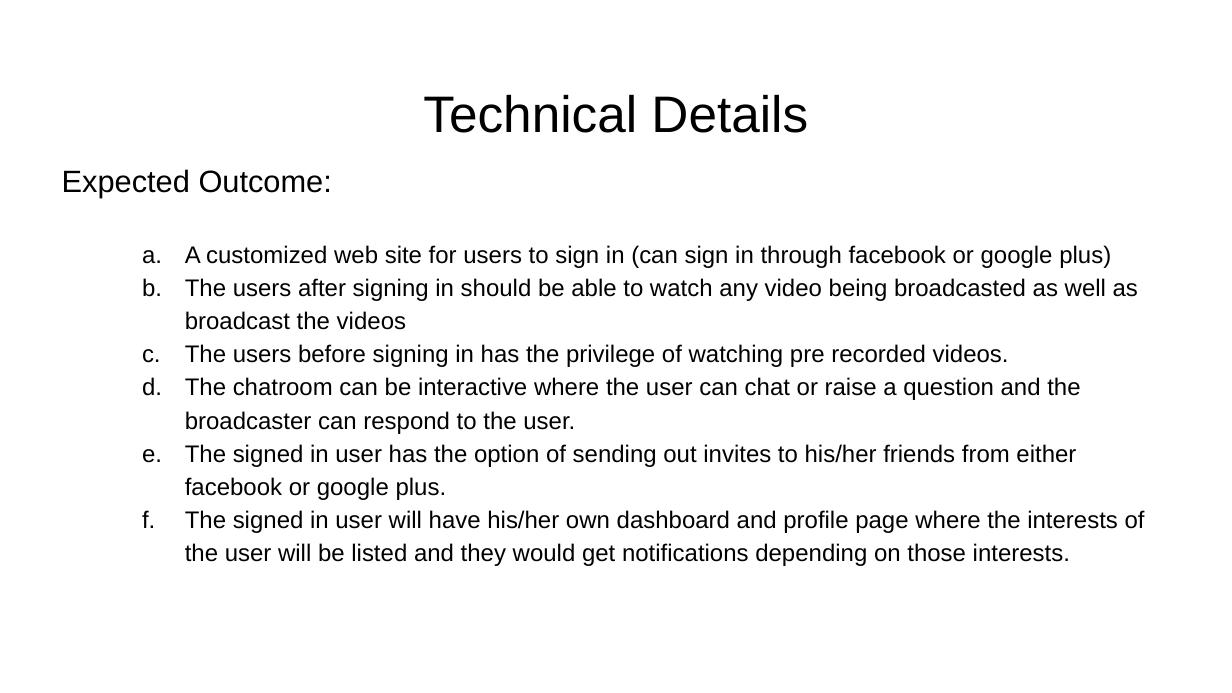
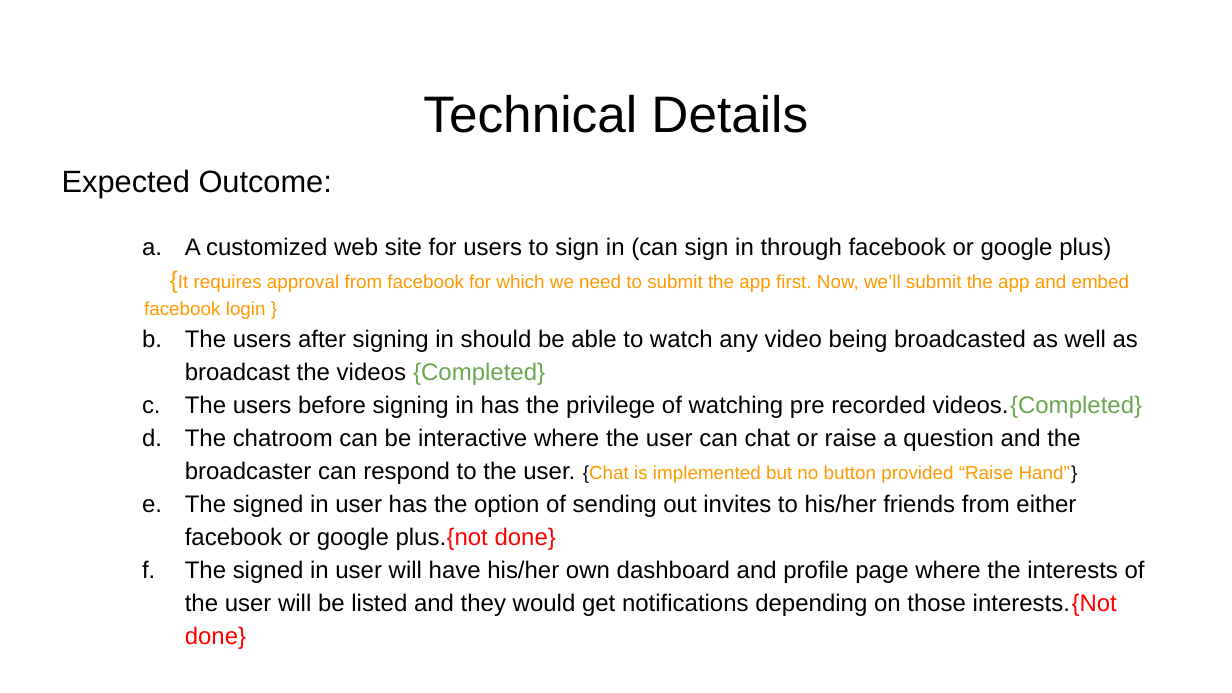
Before and after one commit to shivaseshan/webRTC, a slide deck: slide 6 of CloudProjectPresentation.pptx. Drawn at 1232x693 pixels with LibreOffice and Linux fonts; fonts in the diff are those of the drawing. Boxes give left, top, right and bottom in pixels: in the first picture for what was removed or moved away, otherwise in the second. Text is boxed around its words. In the diff, an @@ line names an element or a change of style, - is before the commit and + after.

```diff
--- a/CloudProjectPresentation.pptx
+++ b/CloudProjectPresentation.pptx
@@ text at <box>144,274,1145,649</box>: text changed @@
-  b. The users after signing in should be able to watch any video being broadcasted as well as broadcast the videos
-  c. The users before signing in has the privilege of watching pre recorded videos.
-  d. The chatroom can be interactive where the user can chat or raise a question and the broadcaster can respond to the user.
-  e. The signed in user has the option of sending out invites to his/her friends from either facebook or google plus.
-  f. The signed in user will have his/her own dashboard and profile page where the interests of the user will be listed and they would get notifications depending on those interests.
+{It requires approval from facebook for which we need to submit the app first. Now, we’ll submit the app and embed facebook login }
+  a. The users after signing in should be able to watch any video being broadcasted as well as broadcast the videos {Completed}
+  b. The users before signing in has the privilege of watching pre recorded videos.{Completed}
+  c. The chatroom can be interactive where the user can chat or raise a question and the broadcaster can respond to the user. {Chat is implemented but no button provided “Raise Hand”}
+  d. The signed in user has the option of sending out invites to his/her friends from either facebook or google plus.{not done}
+  e. The signed in user will have his/her own dashboard and profile page where the interests of the user will be listed and they would get notifications depending on those interests.{Not done}
```
Also in this commit, not shown: 2 other slides changed, 1 other file.
